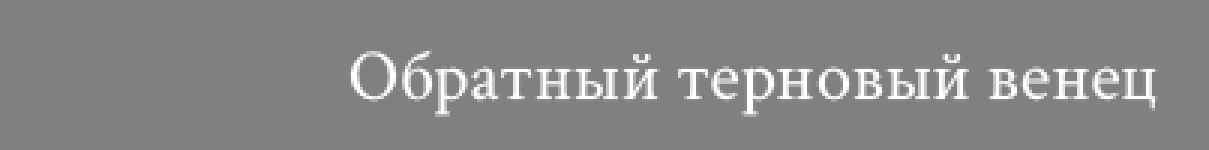
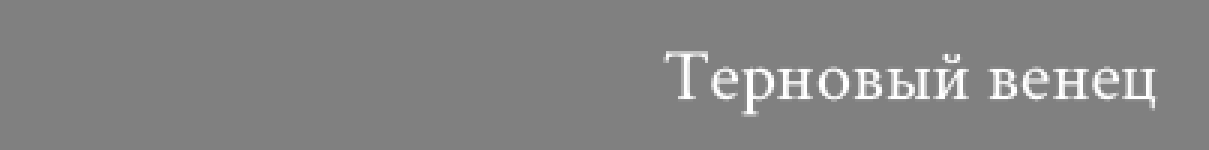
Comparing the layer stacks of the two 1209 × 150 images. Changes:
renamed "Обратный терновый венец" to "Терновый венец", painted on it over [348, 48, 711, 117]
